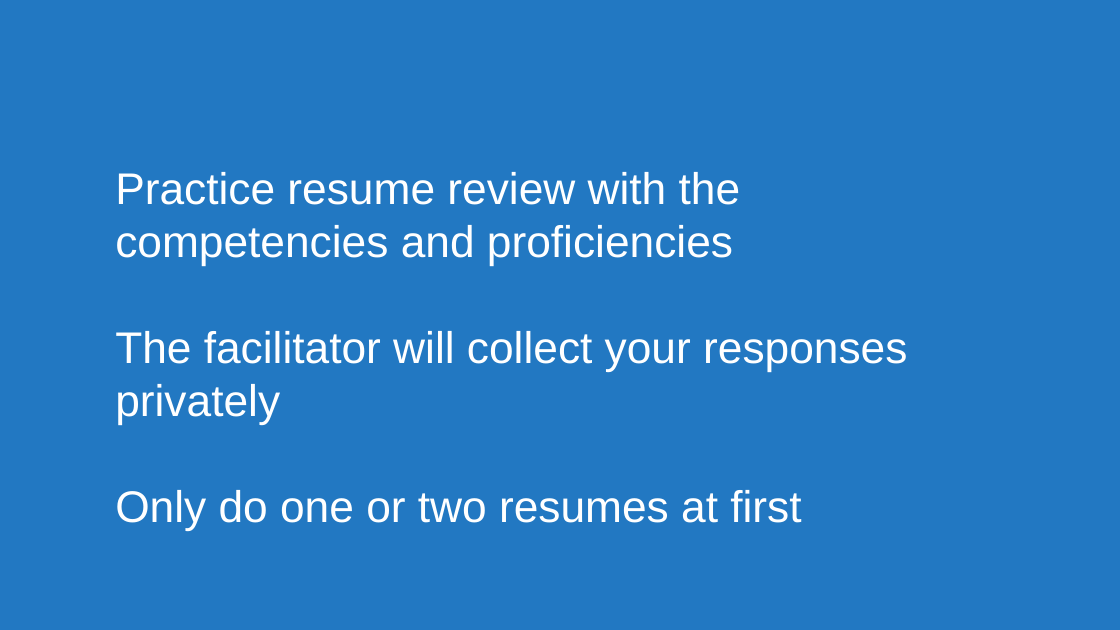
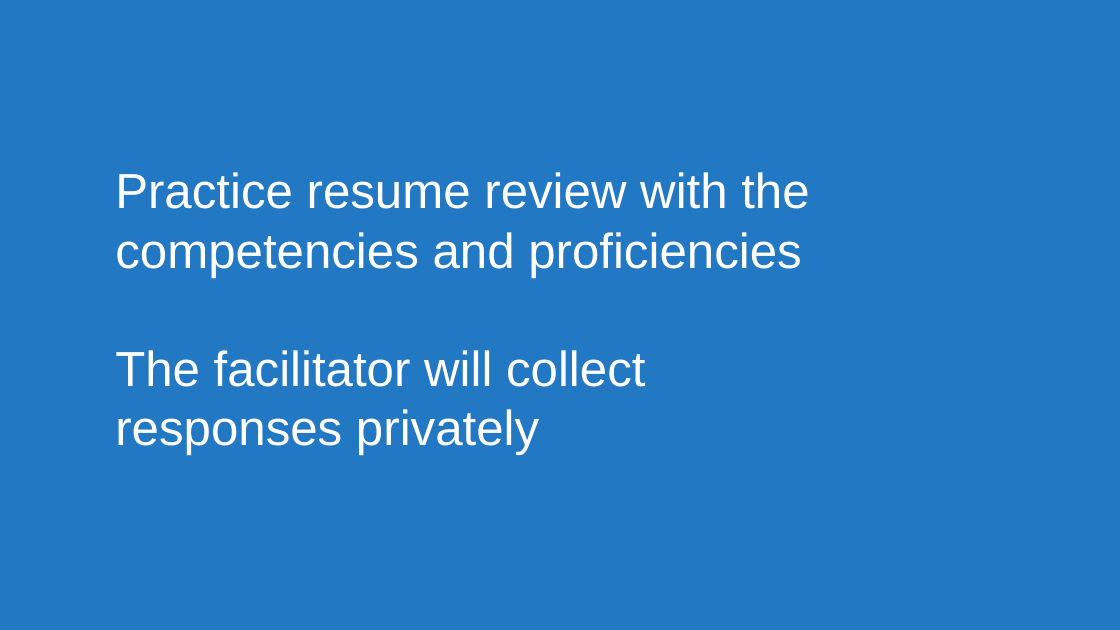
Before and after one commit to usds/SME-QA-Website, a slide deck: slide 22 of toolkit/job-analysis/job-analysis-presentation.pptx. Drawn at 1120x630 pixels with LibreOffice and Linux fonts; fonts in the diff are those of the drawing. Boxes give left, top, right and bottom in pixels: in the first picture for what was removed or moved away, otherwise in the second. Text is boxed around its words. In the diff, an @@ line names an element or a change of style, - is before the commit and + after.

```diff
--- a/toolkit/job-analysis/job-analysis-presentation.pptx
+++ b/toolkit/job-analysis/job-analysis-presentation.pptx
@@ title at bbox=[115, 172, 809, 455]: text changed; size 54 to 60 pt @@
-Practice resume review with the competencies and proficiencies
-The facilitator will collect your responses privately
-Only do one or two resumes at first
+Practice resume review with the competencies and proficiencies
+The facilitator will collect
+responses privately
```
Also in this commit, not shown: 3 other slides changed, 1 slide added.
